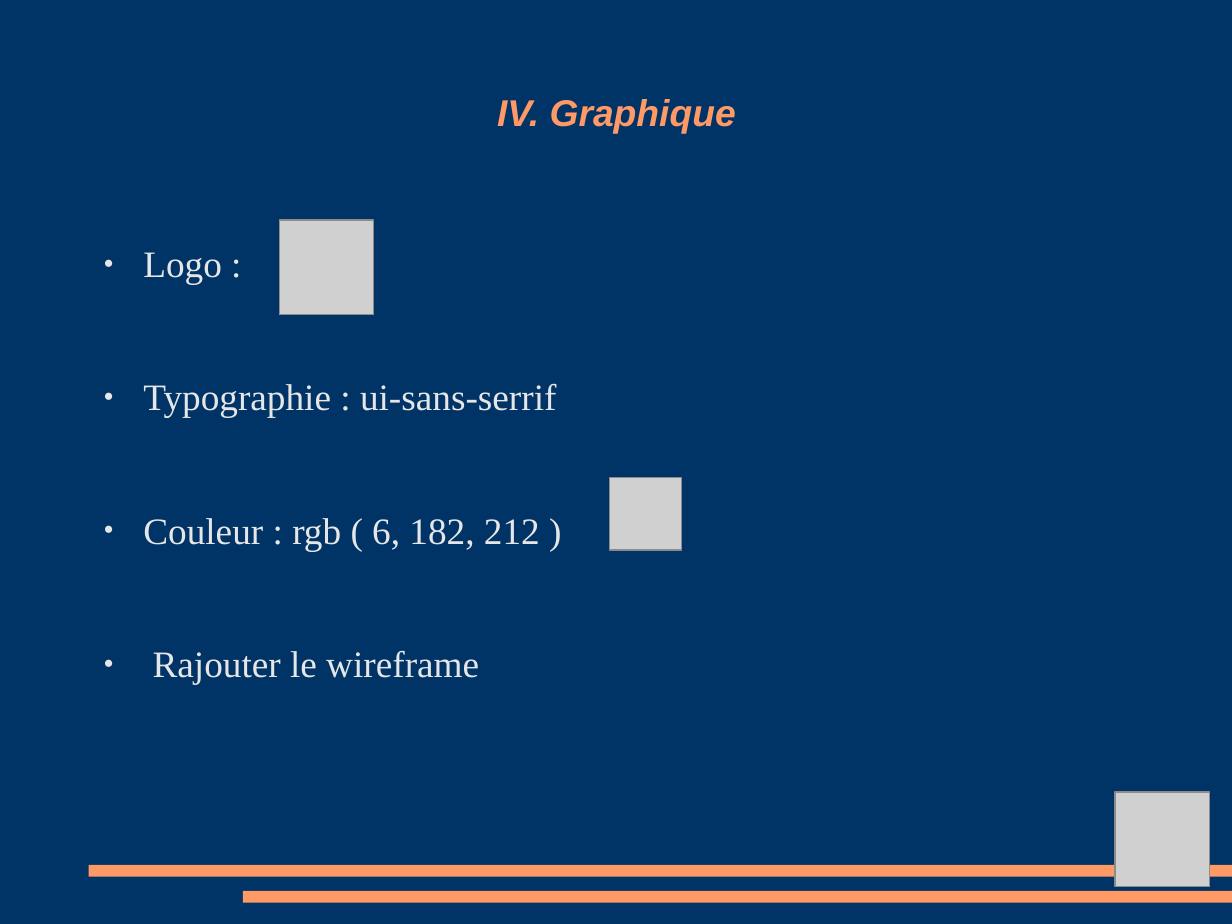
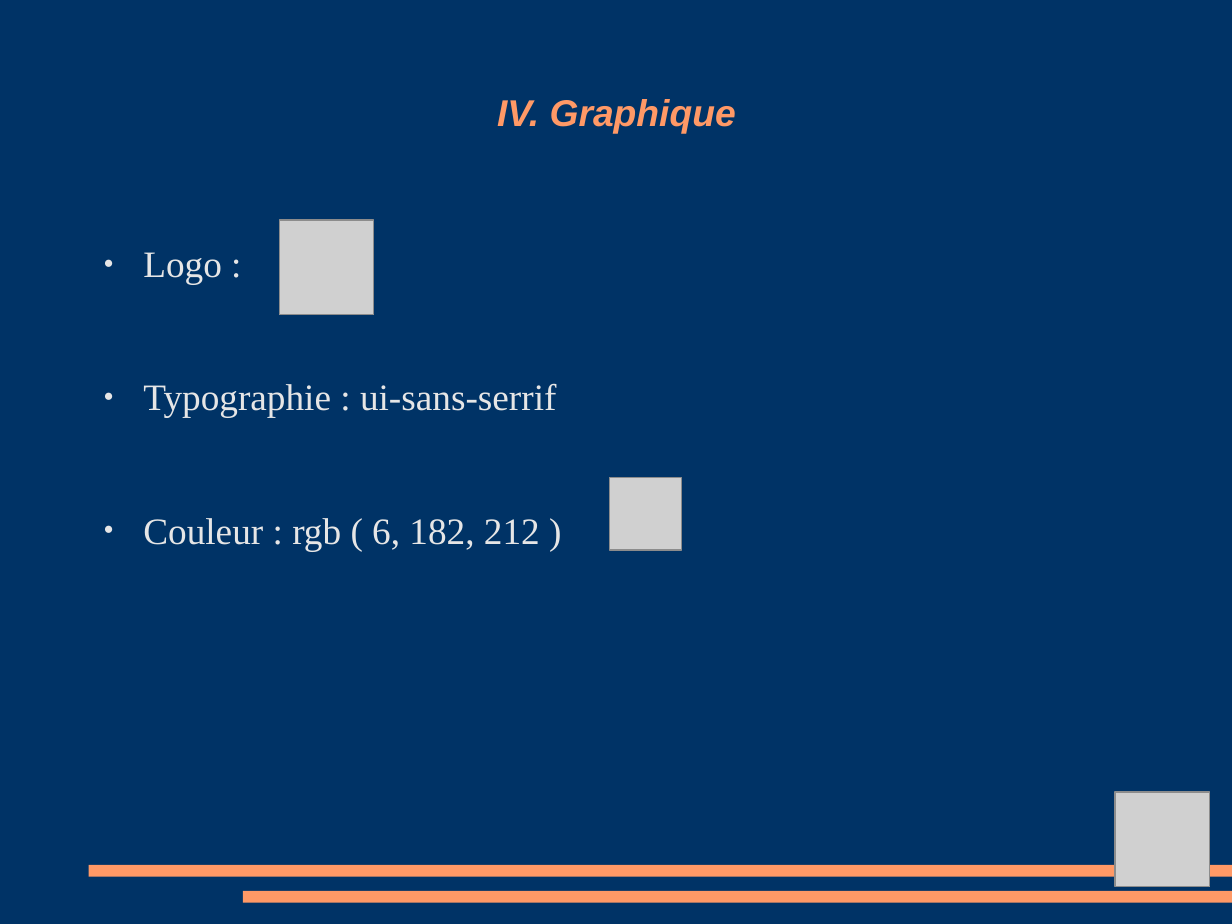
Before and after one commit to Amoun82/Librairy, a slide deck: slide 7 of Debut projet diplome/Projet Diapo.odp. Drawn at 1232x924 pixels with LibreOffice and Linux fonts; fonts in the diff are those of the drawing; grey boxes stand for pictures. Boxes give left, top, right and bottom in pixels: in the first picture for what was removed or moved away, otherwise in the second. Text is boxed around its words. In the diff, an @@ line names an element or a change of style, - is before the commit and + after.

```diff
--- a/Debut projet diplome/Projet Diapo.odp
+++ b/Debut projet diplome/Projet Diapo.odp
@@ text at bbox=[153, 650, 479, 684]: paragraph removed @@
-● Rajouter le wireframe
```
Also in this commit, not shown: 1 other file.
